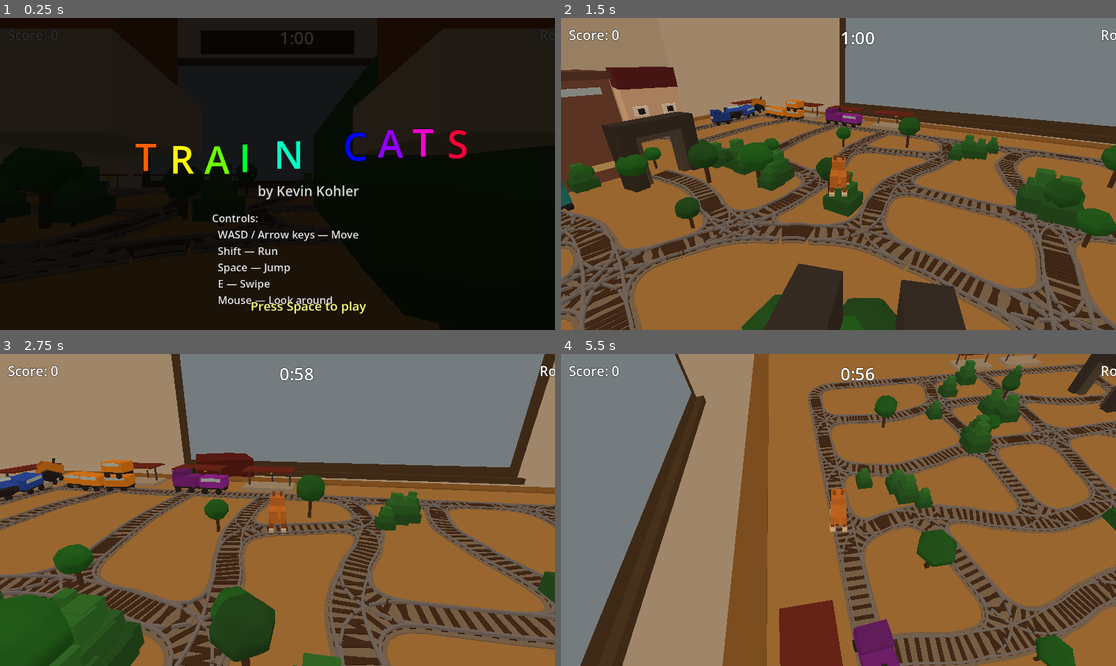
Above: before the commit, frames 1-4 (two rows, left to right).
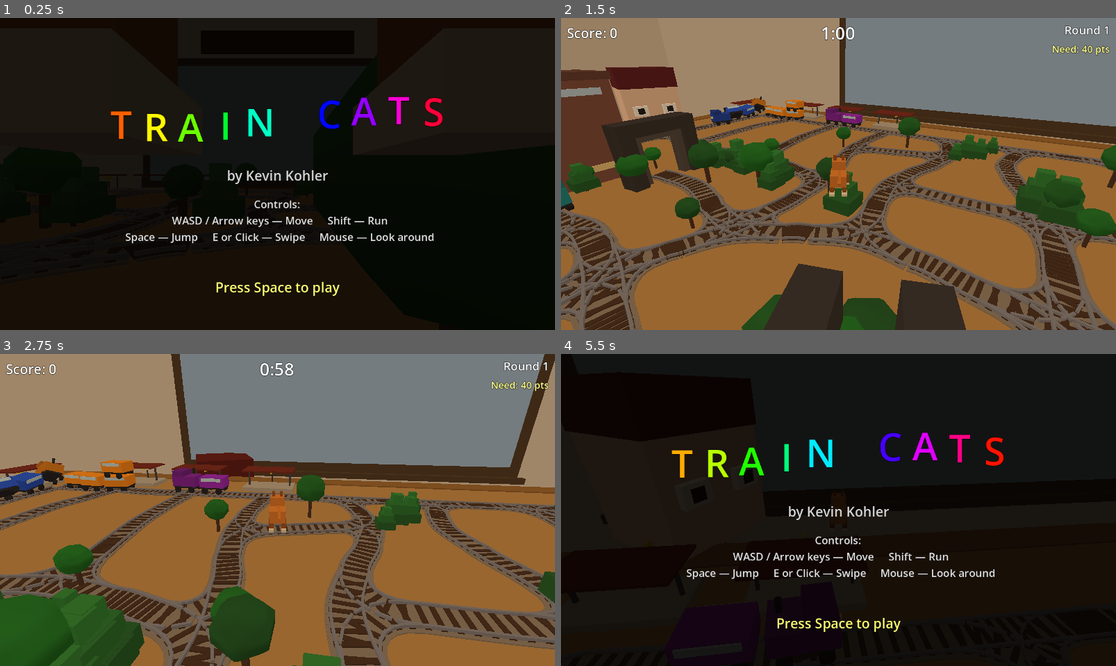
Above: after the commit, the same moments.

Repository: bobgar/Train-Cats
Game: Godot game, scene res://scenes/main.tscn
The game is run twice, just before and just after one commit, with the same random seed, the same clock (stepped at 60 frames per second) and the same inputs.
Inputs (mouse positions are in pixels of both pictures, inside the frame that each line leads up to):
- Up to frame 1 (0.25 s): no input
- Up to frame 2 (1.5 s): tap Enter at 0.5 s; move the mouse to (866, 174) at 0.52 s; hold Space 0.53-1.28 s; hold W from 0.53 s (still down); tap E at 0.6 s; click (866, 174) at 0.67 s; move the mouse to (810, 174) at 1.27 s; tap Space at 1.35 s; click (810, 174) at 1.42 s
- Up to frame 3 (2.75 s): keep holding W; tap Space at 1.52, 1.82 s; tap E at 1.55, 2.1 s; move the mouse to (288, 503) at 2.02 s; hold Space from 2.03 s (still down); click (288, 503) at 2.17 s
- Up to frame 4 (5.5 s): move the mouse to (832, 516) at 2.77 s; release Space at 2.78 s; tap Shift at 2.85 s; click (832, 516) at 2.92 s; tap Space at 3.02, 3.32 s; tap E at 3.05, 3.6, 5.1 s; move the mouse to (877, 513) at 3.52 s; hold Space 3.53-4.25 s; click (877, 513) at 3.67 s; tap Escape at 4.15 s; release W at 4.25 s; drag from (672, 463) to (755, 432) at 4.27 s; move the mouse to (844, 510) at 5.02 s; hold W from 5.03 s (still down); hold Space from 5.03 s (still down); click (844, 510) at 5.17 s

The runs differ from the first frame. In frame 1, 6.0% of the frame differs, in the area x 1-100%, y 4-95%; in frame 2, 0.8%; in frame 3, 0.8%; in frame 4, 100%, in the area x 0-100%, y 0-100%.

Commit message:
More tweaks to make the game feel better.

Diff:
--- a/scripts/hud.gd
+++ b/scripts/hud.gd
@@ -1,64 +1,88 @@
 extends CanvasLayer
 class_name HUD
 
-## In-game HUD: round timer (centre top), score (top-left), round number (top-right).
-## Emits time_up when the 60-second round timer expires.
+## In-game HUD using anchor-based layout so elements stay in place on any
+## screen size.  Score (top-left), Timer (top-centre), Round + Need (top-right).
 
 signal time_up
 
 const ROUND_DURATION := 60.0
 
-var _timer_label: Label = null
-var _score_label: Label = null
-var _round_label: Label = null
+var _timer_label:  Label = null
+var _score_label:  Label = null
+var _round_label:  Label = null
+var _needed_label: Label = null
+var _root:         Control = null
 
-var _time_left: float  = ROUND_DURATION
-var _active: bool      = false
+var _time_left: float = ROUND_DURATION
+var _active:    bool  = false
 
 func _ready() -> void:
 	process_mode = Node.PROCESS_MODE_ALWAYS
-	layer = 10
+	layer   = 10
+	visible = false
 	_build_ui()
 
 func _build_ui() -> void:
-	var viewport_w := 1280.0   # design resolution — labels anchor by position
+	_root = Control.new()
+	_root.set_anchors_and_offsets_preset(Control.PRESET_FULL_RECT)
+	add_child(_root)
 
 	# Score — top-left
-	_score_label = _make_label("Score: 0", Vector2(16, 16), 28)
-	add_child(_score_label)
+	_score_label  = _a_lbl("Score: 0",  0.01, 0.35, 0.01, 0.09, 28,
+		Color.WHITE, HORIZONTAL_ALIGNMENT_LEFT)
 
-	# Round — top-right
-	_round_label = _make_label("Round 1", Vector2(viewport_w - 160, 16), 28)
-	add_child(_round_label)
+	# Timer — top-centre (larger font)
+	_timer_label  = _a_lbl("1:00",      0.35, 0.65, 0.01, 0.09, 36,
+		Color.WHITE, HORIZONTAL_ALIGNMENT_CENTER)
 
-	# Timer — top-centre
-	_timer_label = _make_label("1:00", Vector2(viewport_w * 0.5 - 60, 16), 36)
-	add_child(_timer_label)
+	# Round number — top-right first line
+	_round_label  = _a_lbl("Round 1",   0.65, 0.99, 0.01, 0.07, 24,
+		Color.WHITE, HORIZONTAL_ALIGNMENT_RIGHT)
 
-func _make_label(txt: String, pos: Vector2, fsize: int) -> Label:
+	# Points needed — top-right second line
+	_needed_label = _a_lbl("Need: 40",  0.65, 0.99, 0.07, 0.13, 20,
+		Color(1.0, 1.0, 0.55), HORIZONTAL_ALIGNMENT_RIGHT)
+
+func _a_lbl(text: String, al: float, ar: float, at: float, ab: float,
+		fsize: int, col: Color, halign: HorizontalAlignment) -> Label:
 	var lbl := Label.new()
-	lbl.text     = txt
-	lbl.position = pos
-	var settings := LabelSettings.new()
-	settings.font_size     = fsize
-	settings.font_color    = Color(1.0, 1.0, 1.0)
-	settings.outline_size  = 3
-	settings.outline_color = Color(0.0, 0.0, 0.0, 0.9)
-	lbl.label_settings = settings
+	lbl.text                 = text
+	lbl.anchor_left          = al
+	lbl.anchor_right         = ar
+	lbl.anchor_top           = at
+	lbl.anchor_bottom        = ab
+	lbl.offset_left          = 0
+	lbl.offset_right         = 0
+	lbl.offset_top           = 0
+	lbl.offset_bottom        = 0
+	lbl.horizontal_alignment = halign
+	lbl.vertical_alignment   = VERTICAL_ALIGNMENT_CENTER
+	var s := LabelSettings.new()
+	s.font_size     = fsize
+	s.font_color    = col
+	s.outline_size  = 3
+	s.outline_color = Color(0.0, 0.0, 0.0, 0.9)
+	lbl.label_settings = s
+	_root.add_child(lbl)
 	return lbl
 
 # ---------------------------------------------------------------------------
-# Public API (called from main.gd)
+# Public API
 # ---------------------------------------------------------------------------
 
 func start_round(round_num: int, required: int) -> void:
-	_time_left = ROUND_DURATION
-	_active    = true
-	_round_label.text = "Round %d  (need %d)" % [round_num, required]
+	_time_left             = ROUND_DURATION
+	_active                = true
+	visible                = true
+	_round_label.text      = "Round %d" % round_num
+	_needed_label.text     = "Need: %d pts" % required
+	_score_label.text      = "Score: 0"
 	_update_timer_label()
 
 func stop() -> void:
-	_active = false
+	_active  = false
+	visible  = false
 
 func update_score(new_score: int) -> void:
 	_score_label.text = "Score: %d" % new_score
@@ -81,11 +105,6 @@
 
 func _update_timer_label() -> void:
 	var secs := int(ceil(_time_left))
-	var m    := secs / 60
-	var s    := secs % 60
-	_timer_label.text = "%d:%02d" % [m, s]
-	# Flash red in the last 10 seconds
-	if _time_left <= 10.0:
-		_timer_label.label_settings.font_color = Color(1.0, 0.3, 0.3)
-	else:
-		_timer_label.label_settings.font_color = Color(1.0, 1.0, 1.0)
+	_timer_label.text = "%d:%02d" % [secs / 60, secs % 60]
+	_timer_label.label_settings.font_color = \
+		Color(1.0, 0.3, 0.3) if _time_left <= 10.0 else Color(1.0, 1.0, 1.0)
--- a/scripts/main.gd
+++ b/scripts/main.gd
@@ -58,6 +58,7 @@
 var _hud: Node              = null
 var _title_screen: Node     = null
 var _round_scoreboard: Node = null
+var _pause_overlay: CanvasLayer = null
 var _gameplay_cam: Camera3D = null   # normal play camera (child of player)
 var _cinematic_cam: Camera3D = null  # zoom-in cam during round end
 
@@ -94,6 +95,7 @@
 	_round_scoreboard.continue_pressed.connect(_on_scoreboard_continue)
 
 	_connect_hud_signals()
+	_create_pause_menu()
 
 	# Start paused at title screen
 	get_tree().paused = true
@@ -131,7 +133,7 @@
 
 func _end_round() -> void:
 	_game_state = GameState.ROUND_END
-	_hud.stop()
+	_hud.call("stop")
 	get_tree().paused = true
 
 	var stats: Dictionary = _customer_manager.call("get_stats")
@@ -165,11 +167,13 @@
 		# Game over — show title with game-over header
 		_game_state    = GameState.GAME_OVER
 		_current_round = 1
+		_hud.call("stop")
 		_title_screen.configure(true)
 
 func _round_requirement(round_num: int) -> int:
-	var n := float(round_num)
-	return roundi(9.0 * n * n + 9.0 * n + 22.0)
+	var n   := float(round_num)
+	var raw := 9.0 * n * n + 9.0 * n + 22.0
+	return int(round(raw / 10.0)) * 10   # round to nearest 10
 
 # ---------------------------------------------------------------------------
 # Cinematic camera zoom
@@ -592,3 +596,101 @@
 # Connect HUD time_up after HUD exists — called at end of _ready
 func _connect_hud_signals() -> void:
 	_hud.time_up.connect(_on_hud_time_up)
+
+# ---------------------------------------------------------------------------
+# Pause menu
+# ---------------------------------------------------------------------------
+
+func _create_pause_menu() -> void:
+	_pause_overlay = CanvasLayer.new()
+	_pause_overlay.layer        = 30
+	_pause_overlay.process_mode = Node.PROCESS_MODE_ALWAYS
+	_pause_overlay.visible      = false
+	_pause_overlay.name         = "PauseMenu"
+
+	var root := Control.new()
+	root.set_anchors_and_offsets_preset(Control.PRESET_FULL_RECT)
+	_pause_overlay.add_child(root)
+
+	var bg := ColorRect.new()
+	bg.color = Color(0, 0, 0, 0.72)
+	bg.set_anchors_and_offsets_preset(Control.PRESET_FULL_RECT)
+	root.add_child(bg)
+
+	# Panel
+	var panel := ColorRect.new()
+	panel.color = Color(0.10, 0.09, 0.08, 0.96)
+	panel.anchor_left = 0.25;  panel.anchor_right  = 0.75
+	panel.anchor_top  = 0.28;  panel.anchor_bottom = 0.74
+	panel.offset_left = 0;     panel.offset_right  = 0
+	panel.offset_top  = 0;     panel.offset_bottom = 0
+	root.add_child(panel)
+
+	_pause_lbl(root, "PAUSED",                0.25, 0.75, 0.30, 0.43, 44, Color.WHITE)
+	_pause_lbl(root, "Return to title screen?",0.25, 0.75, 0.45, 0.54, 26, Color(0.90, 0.90, 0.90))
+	_pause_lbl(root, "Space — Quit to Title", 0.25, 0.75, 0.57, 0.65, 22, Color(1.0, 1.0, 0.50))
+	_pause_lbl(root, "Escape — Resume",       0.25, 0.75, 0.65, 0.73, 22, Color(0.75, 0.75, 0.75))
+
+	add_child(_pause_overlay)
+
+func _pause_lbl(root: Control, text: String, al: float, ar: float,
+		at: float, ab: float, fsize: int, col: Color) -> void:
+	var lbl := Label.new()
+	lbl.text                 = text
+	lbl.anchor_left          = al;  lbl.anchor_right  = ar
+	lbl.anchor_top           = at;  lbl.anchor_bottom = ab
+	lbl.offset_left          = 0;   lbl.offset_right  = 0
+	lbl.offset_top           = 0;   lbl.offset_bottom = 0
+	lbl.horizontal_alignment = HORIZONTAL_ALIGNMENT_CENTER
+	lbl.vertical_alignment   = VERTICAL_ALIGNMENT_CENTER
+	var s := LabelSettings.new()
+	s.font_size     = fsize
+	s.font_color    = col
+	s.outline_size  = 2
+	s.outline_color = Color(0, 0, 0, 0.9)
+	lbl.label_settings = s
+	root.add_child(lbl)
+
+func _show_pause_menu() -> void:
+	get_tree().paused      = true
+	_pause_overlay.visible = true
+
+func _resume_game() -> void:
+	_pause_overlay.visible = false
+	get_tree().paused      = false
+	Input.set_mouse_mode(Input.MOUSE_MODE_CAPTURED)
+
+func _quit_to_title() -> void:
+	_pause_overlay.visible = false
+	get_tree().paused      = false
+	_current_round = 1
+	_game_state    = GameState.TITLE
+	_hud.call("stop")
+	if _gameplay_cam != null:
+		_gameplay_cam.current = true
+	if _cinematic_cam != null:
+		_cinematic_cam.current = false
+	_title_screen.configure(false)
+
+# ---------------------------------------------------------------------------
+# Global input — Escape shows/hides pause menu during gameplay
+# ---------------------------------------------------------------------------
+
+func _unhandled_input(event: InputEvent) -> void:
+	if not event is InputEventKey:
+		return
+	var ke := event as InputEventKey
+	if not ke.pressed or ke.echo:
+		return
+
+	# Handle pause menu navigation first (fires even while tree is paused)
+	if _pause_overlay != null and _pause_overlay.visible:
+		if ke.keycode == KEY_ESCAPE:
+			_resume_game()
+		elif ke.keycode == KEY_SPACE:
+			_quit_to_title()
+		return
+
+	# Show pause menu on Escape during active gameplay
+	if ke.keycode == KEY_ESCAPE and _game_state == GameState.PLAYING:
+		_show_pause_menu()
--- a/scripts/round_scoreboard.gd
+++ b/scripts/round_scoreboard.gd
@@ -1,109 +1,113 @@
 extends CanvasLayer
 class_name RoundScoreboard
 
-## Scoreboard panel that swings in from above between rounds.
-## Shows score vs required, impressed count, hit count.
+## Between-round scoreboard.
+## Swings in from above by animating the CanvasLayer's own offset property,
+## so the whole panel slides down without touching anchor values.
+## All text positions are anchor-based fractions of the viewport.
 
 signal continue_pressed
 
-var _panel: Control = null
-var _title_label: Label = null
-var _score_label: Label = null
-var _req_label: Label = null
+var _title_label:     Label = null
+var _score_label:     Label = null
+var _req_label:       Label = null
 var _impressed_label: Label = null
-var _hit_label: Label = null
-var _result_label: Label = null
-var _hint_label: Label = null
+var _hit_label:       Label = null
+var _result_label:    Label = null
+var _root:            Control = null
 
 var _ready_for_input: bool = false
 
 func _ready() -> void:
 	process_mode = Node.PROCESS_MODE_ALWAYS
-	layer = 15
+	layer   = 15
 	visible = false
 	_build_ui()
 
 func _build_ui() -> void:
-	# Semi-transparent dark background
+	_root = Control.new()
+	_root.set_anchors_and_offsets_preset(Control.PRESET_FULL_RECT)
+	add_child(_root)
+
+	# Dimmed full-screen backdrop
 	var bg := ColorRect.new()
 	bg.color = Color(0.0, 0.0, 0.0, 0.65)
 	bg.set_anchors_and_offsets_preset(Control.PRESET_FULL_RECT)
-	add_child(bg)
+	_root.add_child(bg)
 
-	# Panel
-	_panel = Control.new()
-	_panel.size     = Vector2(560, 380)
-	_panel.position = Vector2(640 - 280, -400)   # starts off-screen above
-	add_child(_panel)
+	# Dark panel box
+	_a_rect(Color(0.12, 0.10, 0.08, 0.96), 0.12, 0.88, 0.08, 0.93)
 
-	var panel_bg := ColorRect.new()
-	panel_bg.color    = Color(0.12, 0.10, 0.08, 0.95)
-	panel_bg.size     = Vector2(560, 380)
-	panel_bg.position = Vector2.ZERO
-	_panel.add_child(panel_bg)
+	# Gold accent strips (top and bottom of panel)
+	_a_rect(Color(0.80, 0.70, 0.30, 1.0),  0.12, 0.88, 0.08, 0.095)
+	_a_rect(Color(0.80, 0.70, 0.30, 1.0),  0.12, 0.88, 0.915, 0.93)
 
-	var border := ColorRect.new()
-	border.color    = Color(0.80, 0.70, 0.30)
-	border.size     = Vector2(560, 4)
-	border.position = Vector2(0, 0)
-	_panel.add_child(border)
-	var border2 := ColorRect.new()
-	border2.color    = Color(0.80, 0.70, 0.30)
-	border2.size     = Vector2(560, 4)
-	border2.position = Vector2(0, 376)
-	_panel.add_child(border2)
+	# Content labels — all horizontally centred inside the panel column
+	_title_label     = _a_lbl("Round Complete!",       0.12, 0.88, 0.10, 0.21, 36, Color(1.0, 0.90, 0.30))
+	_score_label     = _a_lbl("Score: 0",              0.12, 0.88, 0.23, 0.33, 30, Color.WHITE)
+	_req_label       = _a_lbl("Required: 0",           0.12, 0.88, 0.34, 0.42, 26, Color(0.85, 0.85, 0.85))
+	_impressed_label = _a_lbl("Customers impressed: 0",0.12, 0.88, 0.46, 0.54, 24, Color(0.70, 1.0, 0.70))
+	_hit_label       = _a_lbl("Customers hit: 0",      0.12, 0.88, 0.55, 0.63, 24, Color(1.0, 0.70, 0.40))
+	_result_label    = _a_lbl("PASSED!",               0.12, 0.88, 0.68, 0.81, 42, Color(0.30, 1.0, 0.40))
+	_a_lbl("Press Space to continue",                  0.12, 0.88, 0.85, 0.92, 20, Color(0.75, 0.75, 0.75))
 
-	_title_label    = _panel_label("Round Complete!", Vector2(280, 28),  36, Color(1.0, 0.90, 0.30), true)
-	_score_label    = _panel_label("Score: 0",        Vector2(280, 90),  30, Color.WHITE, true)
-	_req_label      = _panel_label("Required: 0",     Vector2(280, 130), 26, Color(0.85, 0.85, 0.85), true)
-	_impressed_label = _panel_label("Impressed: 0",   Vector2(280, 185), 24, Color(0.70, 1.0, 0.70), true)
-	_hit_label      = _panel_label("Hit by debris: 0",Vector2(280, 220), 24, Color(1.0, 0.70, 0.40), true)
-	_result_label   = _panel_label("PASSED",          Vector2(280, 290), 40, Color(0.30, 1.0, 0.40), true)
-	_hint_label     = _panel_label("Press Space to continue", Vector2(280, 348), 20, Color(0.75, 0.75, 0.75), true)
+func _a_rect(col: Color, al: float, ar: float, at: float, ab: float) -> void:
+	var r := ColorRect.new()
+	r.color         = col
+	r.anchor_left   = al;  r.anchor_right  = ar
+	r.anchor_top    = at;  r.anchor_bottom = ab
+	r.offset_left   = 0;   r.offset_right  = 0
+	r.offset_top    = 0;   r.offset_bottom = 0
+	_root.add_child(r)
 
-func _panel_label(txt: String, pos: Vector2, fsize: int, col: Color, centred: bool) -> Label:
+func _a_lbl(text: String, al: float, ar: float, at: float, ab: float,
+		fsize: int, col: Color) -> Label:
 	var lbl := Label.new()
-	lbl.text     = txt
-	lbl.position = pos - (Vector2(280, 12) if centred else Vector2.ZERO)
-	if centred:
-		lbl.size = Vector2(560, 40)
-		lbl.horizontal_alignment = HORIZONTAL_ALIGNMENT_CENTER
+	lbl.text                 = text
+	lbl.anchor_left          = al
+	lbl.anchor_right         = ar
+	lbl.anchor_top           = at
+	lbl.anchor_bottom        = ab
+	lbl.offset_left          = 0;  lbl.offset_right  = 0
+	lbl.offset_top           = 0;  lbl.offset_bottom = 0
+	lbl.horizontal_alignment = HORIZONTAL_ALIGNMENT_CENTER
+	lbl.vertical_alignment   = VERTICAL_ALIGNMENT_CENTER
 	var s := LabelSettings.new()
 	s.font_size     = fsize
 	s.font_color    = col
 	s.outline_size  = 2
 	s.outline_color = Color(0, 0, 0, 0.9)
 	lbl.label_settings = s
-	_panel.add_child(lbl)
+	_root.add_child(lbl)
 	return lbl
 
 # ---------------------------------------------------------------------------
 # Public API
 # ---------------------------------------------------------------------------
 
-func show_result(score: int, required: int, impressed: int, hit: int, passed: bool, round_num: int) -> void:
+func show_result(score: int, required: int, impressed: int, hit: int,
+		passed: bool, round_num: int) -> void:
 	_ready_for_input = false
 	visible = true
 
-	_title_label.text    = "Round %d Complete!" % round_num if passed else "Round %d Failed" % round_num
-	_score_label.text    = "Score: %d" % score
-	_req_label.text      = "Required: %d" % required
+	var title_base := "Round %d Complete!" if passed else "Round %d Failed"
+	_title_label.text     = title_base % round_num
+	_score_label.text     = "Score: %d" % score
+	_req_label.text       = "Required: %d" % required
 	_impressed_label.text = "Customers impressed: %d" % impressed
-	_hit_label.text      = "Customers hit: %d" % hit
+	_hit_label.text       = "Customers hit by debris: %d" % hit
 
-	if passed:
-		_result_label.text = "PASSED!"
-		_result_label.label_settings.font_color = Color(0.30, 1.0, 0.40)
-	else:
-		_result_label.text = "FAILED"
-		_result_label.label_settings.font_color = Color(1.0, 0.30, 0.30)
+	_result_label.text = "PASSED!" if passed else "FAILED"
+	_result_label.label_settings.font_color = \
+		Color(0.30, 1.0, 0.40) if passed else Color(1.0, 0.30, 0.30)
 
-	# Swing panel in from above (bounce ease)
-	_panel.position.y = -400
+	# Slide the whole layer in from above
+	var vp_h: float = get_viewport().get_visible_rect().size.y
+	offset = Vector2(0.0, -vp_h)
 	var tw := create_tween()
-	tw.tween_property(_panel, "position:y", 170.0, 0.55).set_ease(Tween.EASE_OUT).set_trans(Tween.TRANS_BOUNCE)
-	tw.tween_callback(func() -> void:
-		_ready_for_input = true)
+	tw.tween_property(self, "offset", Vector2.ZERO, 0.55) \
+		.set_ease(Tween.EASE_OUT).set_trans(Tween.TRANS_BOUNCE)
+	tw.tween_callback(func() -> void: _ready_for_input = true)
 
 # ---------------------------------------------------------------------------
 # Input
@@ -114,5 +118,6 @@
 		return
 	if event is InputEventKey and event.pressed and not event.echo:
 		if event.keycode == KEY_SPACE:
+			offset  = Vector2.ZERO
 			visible = false
 			continue_pressed.emit()
--- a/scripts/title_screen.gd
+++ b/scripts/title_screen.gd
@@ -1,99 +1,133 @@
 extends CanvasLayer
 class_name TitleScreen
 
-## Title screen shown at game start and after a game-over.
-## "TRAIN CATS" bounces in rainbow letters; any key continues.
+## Title / game-over screen.
+## All positions expressed as fractions of the viewport so the layout adapts
+## to any resolution.  The bouncing letters live inside an anchor-positioned
+## container; their per-frame animation uses pixel offsets within that container.
 
 signal continue_pressed
 
-const LETTERS := ["T","R","A","I","N"," ","C","A","T","S"]
+const LETTERS      := ["T","R","A","I","N"," ","C","A","T","S"]
+const LETTER_W     := 72.0   # pixels per letter slot
+const LETTER_BASE_Y := 10.0  # pixels from letters-container top (before bounce)
 
-var _letter_labels: Array = []
-var _letter_base_y: Array = []
+var _letter_labels: Array   = []
 var _game_over_label: Label = null
-var _time: float = 0.0
-var _ready_for_input: bool = false
+var _time:           float  = 0.0
+var _ready_for_input: bool  = false
+var _root:           Control = null
 
 func _ready() -> void:
 	process_mode = Node.PROCESS_MODE_ALWAYS
-	layer = 20
+	layer   = 20
+	visible = false
 	_build_ui()
 
 func _build_ui() -> void:
-	# Dark semi-transparent background
+	_root = Control.new()
+	_root.set_anchors_and_offsets_preset(Control.PRESET_FULL_RECT)
+	add_child(_root)
+
+	# Dark background
 	var bg := ColorRect.new()
-	bg.color          = Color(0.0, 0.0, 0.0, 0.82)
+	bg.color = Color(0.0, 0.0, 0.0, 0.84)
 	bg.set_anchors_and_offsets_preset(Control.PRESET_FULL_RECT)
-	add_child(bg)
+	_root.add_child(bg)
 
-	# Game-over header (hidden by default)
-	_game_over_label = _make_label("GAME OVER", Vector2(640 - 160, 60), 48, Color(1.0, 0.3, 0.3))
+	# "GAME OVER" header — hidden until configure(true)
+	_game_over_label = _a_lbl("GAME OVER",
+		0.0, 1.0, 0.04, 0.14, 48, Color(1.0, 0.3, 0.3))
 	_game_over_label.visible = false
-	add_child(_game_over_label)
 
-	# "TRAIN CATS" — one Label per letter so each can bounce/colour independently
-	var letter_w := 72.0
-	var total_w  := float(LETTERS.size()) * letter_w
-	var start_x  := 640.0 - total_w * 0.5
-	var base_y   := 220.0
+	# -----------------------------------------------------------------------
+	# Bouncing "TRAIN CATS" letters
+	# Each letter lives in a sub-container that is centred horizontally and
+	# anchored to the upper-third of the screen.
+	# -----------------------------------------------------------------------
+	var letters_container := Control.new()
+	letters_container.anchor_left   = 0.0
+	letters_container.anchor_right  = 1.0
+	letters_container.anchor_top    = 0.22
+	letters_container.anchor_bottom = 0.46
+	letters_container.offset_left   = 0
+	letters_container.offset_right  = 0
+	letters_container.offset_top    = 0
+	letters_container.offset_bottom = 0
+	_root.add_child(letters_container)
+
+	# A narrow row centred horizontally within the container
+	var total_w := float(LETTERS.size()) * LETTER_W
+	var row := Control.new()
+	row.anchor_left   = 0.5
+	row.anchor_right  = 0.5
+	row.anchor_top    = 0.0
+	row.anchor_bottom = 1.0
+	row.offset_left   = -total_w * 0.5
+	row.offset_right  =  total_w * 0.5
+	row.offset_top    = 0
+	row.offset_bottom = 0
+	letters_container.add_child(row)
 
 	for i in range(LETTERS.size()):
-		var lbl := _make_label(LETTERS[i], Vector2(start_x + float(i) * letter_w, base_y), 80, Color.WHITE)
-		add_child(lbl)
+		var lbl := Label.new()
+		lbl.text     = LETTERS[i]
+		lbl.position = Vector2(float(i) * LETTER_W, LETTER_BASE_Y)
+		lbl.size     = Vector2(LETTER_W, 100)
+		lbl.horizontal_alignment = HORIZONTAL_ALIGNMENT_CENTER
+		var s := LabelSettings.new()
+		s.font_size     = 80
+		s.font_color    = Color.WHITE
+		s.outline_size  = 3
+		s.outline_color = Color(0, 0, 0, 0.9)
+		lbl.label_settings = s
+		row.add_child(lbl)
 		_letter_labels.append(lbl)
-		_letter_base_y.append(base_y)
+
+	# -----------------------------------------------------------------------
+	# Static text — anchors place each band below the letters
+	# -----------------------------------------------------------------------
 
 	# Credits
-	_make_label_centered("by Kevin Kohler", 340, 28, Color(0.85, 0.85, 0.85))
+	_a_lbl("by Kevin Kohler",
+		0.0, 1.0, 0.47, 0.54, 28, Color(0.85, 0.85, 0.85))
 
-	# Controls
+	# Controls (auto-wrap, centred)
 	var ctrl_text := (
 		"Controls:\n" +
-		"  WASD / Arrow keys — Move\n" +
-		"  Shift — Run\n" +
-		"  Space — Jump\n" +
-		"  E — Swipe\n" +
-		"  Mouse — Look around"
+		"  WASD / Arrow keys — Move     Shift — Run\n" +
+		"  Space — Jump     E or Click — Swipe     Mouse — Look around"
 	)
-	var ctrl_lbl := Label.new()
-	ctrl_lbl.text     = ctrl_text
-	ctrl_lbl.position = Vector2(640 - 200, 400)
-	var s1 := LabelSettings.new()
-	s1.font_size     = 22
-	s1.font_color    = Color(0.90, 0.90, 0.90)
-	s1.outline_size  = 2
-	s1.outline_color = Color(0, 0, 0, 0.8)
-	ctrl_lbl.label_settings = s1
-	add_child(ctrl_lbl)
+	var ctrl_lbl := _a_lbl(ctrl_text,
+		0.10, 0.90, 0.54, 0.76, 22, Color(0.90, 0.90, 0.90))
+	ctrl_lbl.autowrap_mode = TextServer.AUTOWRAP_WORD_SMART
 
-	# Press space prompt
-	_make_label_centered("Press Space to play", 580, 26, Color(1.0, 1.0, 0.5))
+	# Press Space — well clear of controls text
+	_a_lbl("Press Space to play",
+		0.0, 1.0, 0.82, 0.91, 28, Color(1.0, 1.0, 0.45))
 
-func _make_label(txt: String, pos: Vector2, fsize: int, col: Color) -> Label:
+func _a_lbl(text: String, al: float, ar: float, at: float, ab: float,
+		fsize: int, col: Color) -> Label:
 	var lbl := Label.new()
-	lbl.text     = txt
-	lbl.position = pos
-	var s := LabelSettings.new()
-	s.font_size     = fsize
-	s.font_color    = col
-	s.outline_size  = 3
-	s.outline_color = Color(0, 0, 0, 0.9)
-	lbl.label_settings = s
-	return lbl
-
-func _make_label_centered(txt: String, y: float, fsize: int, col: Color) -> void:
-	var lbl := Label.new()
-	lbl.text            = txt
+	lbl.text                 = text
+	lbl.anchor_left          = al
+	lbl.anchor_right         = ar
+	lbl.anchor_top           = at
+	lbl.anchor_bottom        = ab
+	lbl.offset_left          = 0
+	lbl.offset_right         = 0
+	lbl.offset_top           = 0
+	lbl.offset_bottom        = 0
 	lbl.horizontal_alignment = HORIZONTAL_ALIGNMENT_CENTER
-	lbl.position        = Vector2(0, y)
-	lbl.size            = Vector2(1280, 60)
+	lbl.vertical_alignment   = VERTICAL_ALIGNMENT_CENTER
 	var s := LabelSettings.new()
 	s.font_size     = fsize
 	s.font_color    = col
 	s.outline_size  = 2
 	s.outline_color = Color(0, 0, 0, 0.9)
 	lbl.label_settings = s
-	add_child(lbl)
+	_root.add_child(lbl)
+	return lbl
 
 # ---------------------------------------------------------------------------
 # Public API
@@ -101,15 +135,15 @@
 
 func configure(is_game_over: bool) -> void:
 	_game_over_label.visible = is_game_over
-	_time            = 0.0
-	_ready_for_input = false
-	visible          = true
-	# Small delay so a held key doesn't instantly dismiss
-	var t := get_tree().create_timer(0.4)
-	t.timeout.connect(func() -> void: _ready_for_input = true)
+	_time             = 0.0
+	_ready_for_input  = false
+	visible           = true
+	# Brief delay so a held key doesn't skip past the screen instantly
+	get_tree().create_timer(0.4).timeout.connect(
+		func() -> void: _ready_for_input = true)
 
 # ---------------------------------------------------------------------------
-# Per-frame animation
+# Per-frame letter animation
 # ---------------------------------------------------------------------------
 
 func _process(delta: float) -> void:
@@ -117,16 +151,16 @@
 		return
 	_time += delta
 	for i in range(_letter_labels.size()):
-		var lbl: Label = _letter_labels[i]
-		# Skip the space character
 		if LETTERS[i] == " ":
 			continue
-		# Bounce
-		var bounce := sin(_time * 3.0 + float(i) * 0.5) * 18.0
-		lbl.position.y = _letter_base_y[i] + bounce
-		# Rainbow colour cycling
+		var lbl: Label = _letter_labels[i]
+		lbl.position.y = LETTER_BASE_Y + sin(_time * 3.0 + float(i) * 0.5) * 18.0
 		var hue := fmod(_time * 0.25 + float(i) / float(LETTERS.size()), 1.0)
 		lbl.label_settings.font_color = Color.from_hsv(hue, 1.0, 1.0)
+
+# ---------------------------------------------------------------------------
+# Input
+# ---------------------------------------------------------------------------
 
 func _unhandled_input(event: InputEvent) -> void:
 	if not visible or not _ready_for_input:
